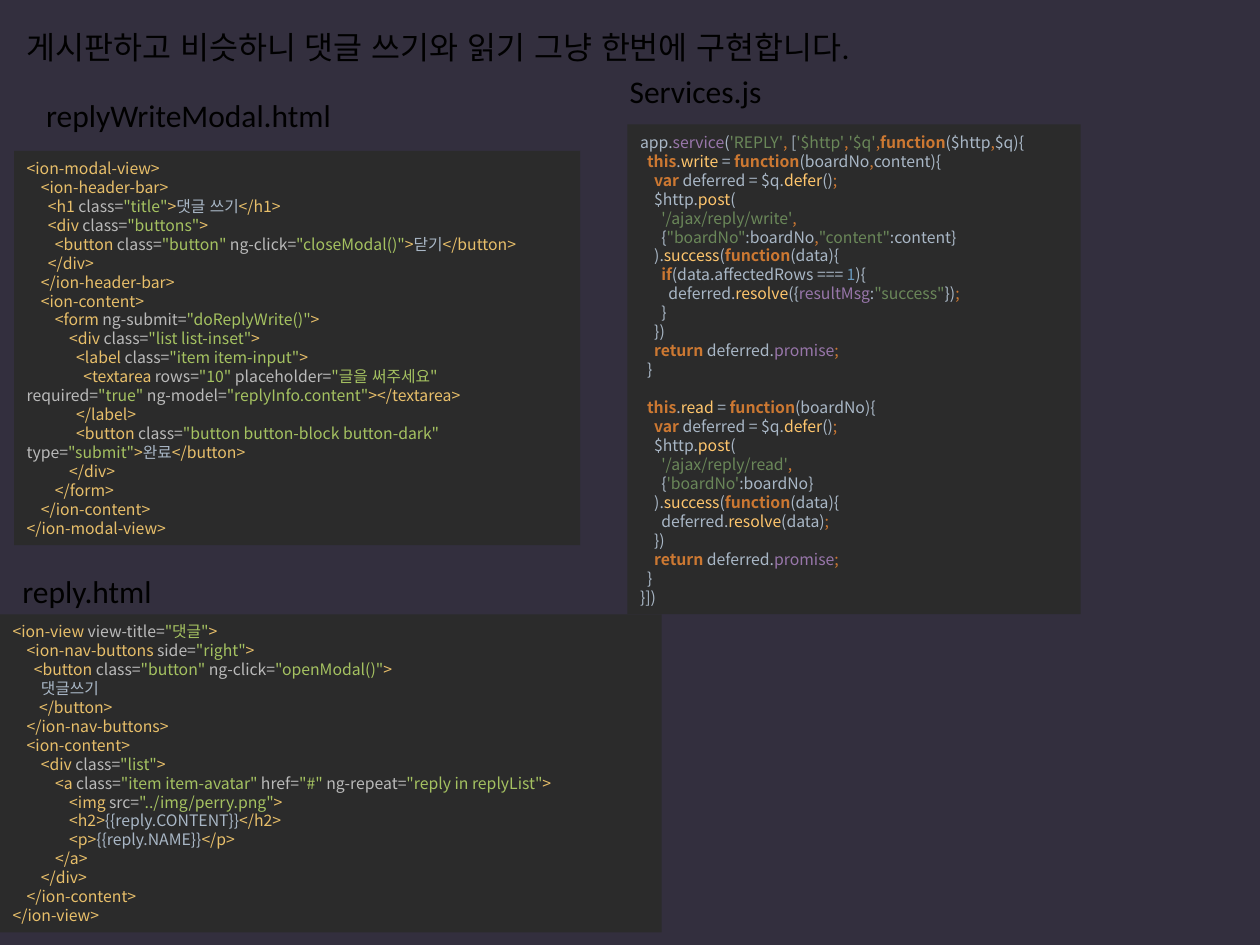
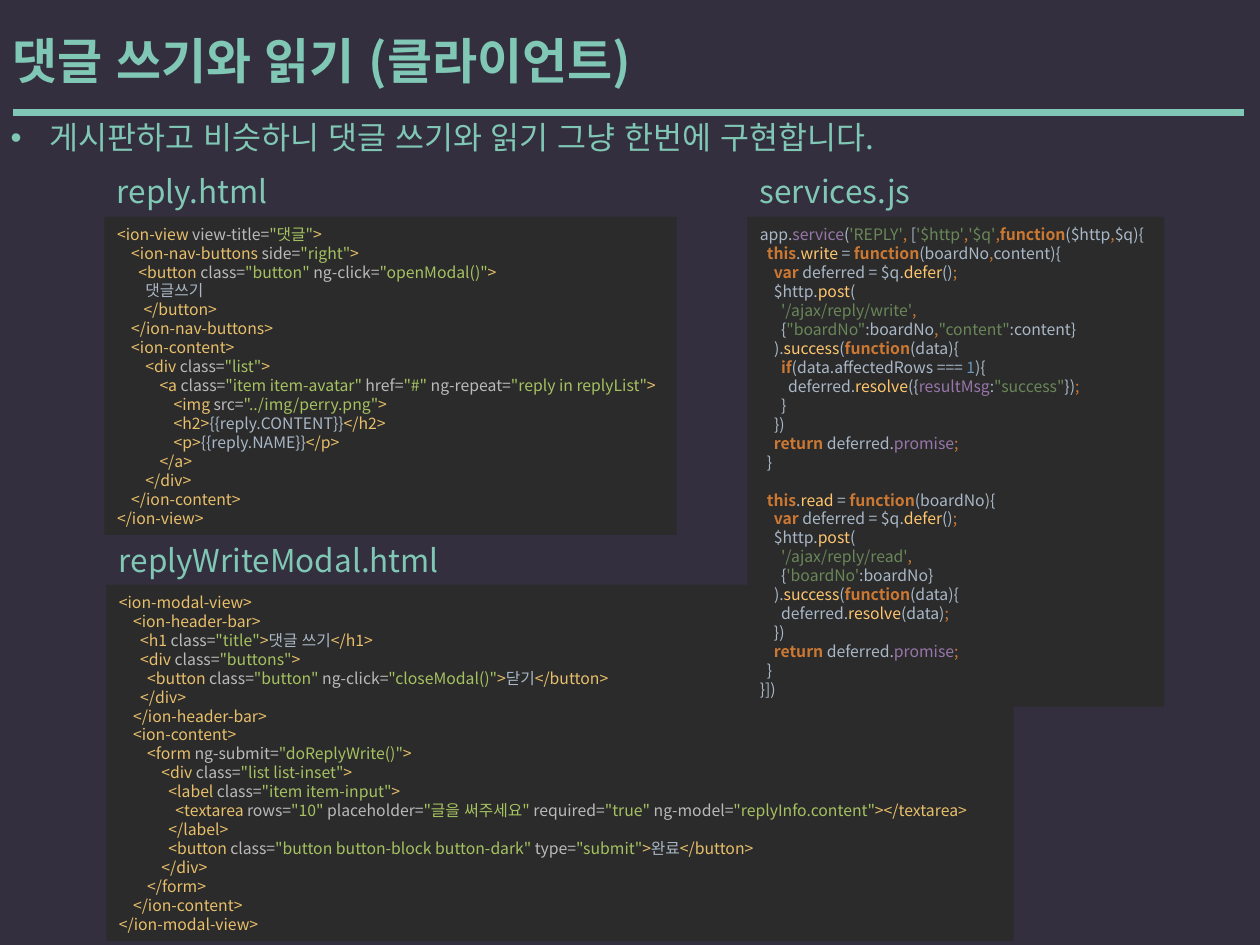
Before and after one commit to yysstory/mozzi, a slide deck: slide 77 of DOCS/1.pptx. Drawn at 1260x945 pixels with LibreOffice and Linux fonts; fonts in the diff are those of the drawing. Boxes give left, top, right and bottom in pixels: in the first picture for what was removed or moved away, otherwise in the second. Text is boxed around its words. In the diff, an @@ line names an element or a change of style, - is before the commit and + after.

```diff
--- a/DOCS/1.pptx
+++ b/DOCS/1.pptx
@@ text added at (x1=12, y1=38, x2=631, y2=89), 28 pt, text #80C8B5, bold @@
+댓글 쓰기와 읽기 (클라이언트)
@@ text "게시판하고 비슷하니 댓글 쓰기와 읽기 ..." moved from (x1=26, y1=33, x2=850, y2=61) to (x1=50, y1=122, x2=874, y2=152) @@
@@ text "게시판하고 비슷하니 댓글 쓰기와 읽기 ..." at (x1=50, y1=122, x2=874, y2=152): font Calibri to Noto Sans CJK KR, text colour #000000 to #80C8B5; bullet none to • @@
@@ line added from (16, 112) to (1240, 112), #80C8B5 4 pt @@
@@ text "reply.html" moved from (x1=22, y1=581, x2=151, y2=608) to (x1=117, y1=178, x2=268, y2=211) @@
@@ text "reply.html" at (x1=117, y1=178, x2=268, y2=211): font Calibri to Noto Sans CJK KR, text colour #000000 to #80C8B5 @@
@@ text at (x1=760, y1=178, x2=911, y2=211): text changed; font Calibri to Noto Sans CJK KR; text colour #000000 to #80C8B5 @@
-Services.js
+services.js
@@ rectangle "<ion-view view-title="댓글"> <ion-nav-buttons side="right"> <b ..." resized from (x1=0, y1=615, x2=662, y2=932) to (x1=105, y1=217, x2=677, y2=534) @@
@@ rectangle "app.service('REPLY', ['$http','$q',function($http,$q){ this. ..." resized from (x1=627, y1=125, x2=1081, y2=615) to (x1=747, y1=217, x2=1164, y2=707) @@
@@ text "replyWriteModal.html" at (x1=119, y1=547, x2=439, y2=580): font Calibri to Noto Sans CJK KR, text colour #000000 to #80C8B5 @@
@@ text "replyWriteModal.html" moved from (x1=46, y1=105, x2=331, y2=132) to (x1=119, y1=547, x2=439, y2=580) @@
@@ rectangle "<ion-modal-view> <ion-header-bar> <h1 class="title">댓글 쓰기</h ..." resized from (x1=14, y1=151, x2=580, y2=546) to (x1=106, y1=585, x2=1013, y2=941) @@
@@ text in rectangle at (x1=119, y1=595, x2=967, y2=933): text changed @@
-<ion-modal-view>
-<ion-header-bar>
-<h1 class="title">댓글 쓰기</h1>
-<div class="buttons">
-<button class="button" ng-click="closeModal()">닫기</button>
-</div>
-</ion-header-bar>
-<ion-content>
-<form ng-submit="doReplyWrite()">
-<div class="list list-inset">
-<label class="item item-input">
-<textarea rows="10" placeholder="글을 써주세요"
-required="true" ng-model="replyInfo.content"></textarea>
-</label>
-<button class="button button-block button-dark"
-type="submit">완료</button>
-</div>
-</form>
-</ion-content>
-</ion-modal-view>
+<ion-modal-view>
+<ion-header-bar>
+<h1 class="title">댓글 쓰기</h1>
+<div class="buttons">
+<button class="button" ng-click="closeModal()">닫기</button>
+</div>
+</ion-header-bar>
+<ion-content>
+<form ng-submit="doReplyWrite()">
+<div class="list list-inset">
+<label class="item item-input">
+<textarea rows="10" placeholder="글을 써주세요" required="true" ng-model="replyInfo.content"></textarea>
+</label>
+<button class="button button-block button-dark" type="submit">완료</button>
+</div>
+</form>
+</ion-content>
+</ion-modal-view>
```
Also in this commit, not shown: 43 other slides changed, 7 slides added, 8 slides removed.
